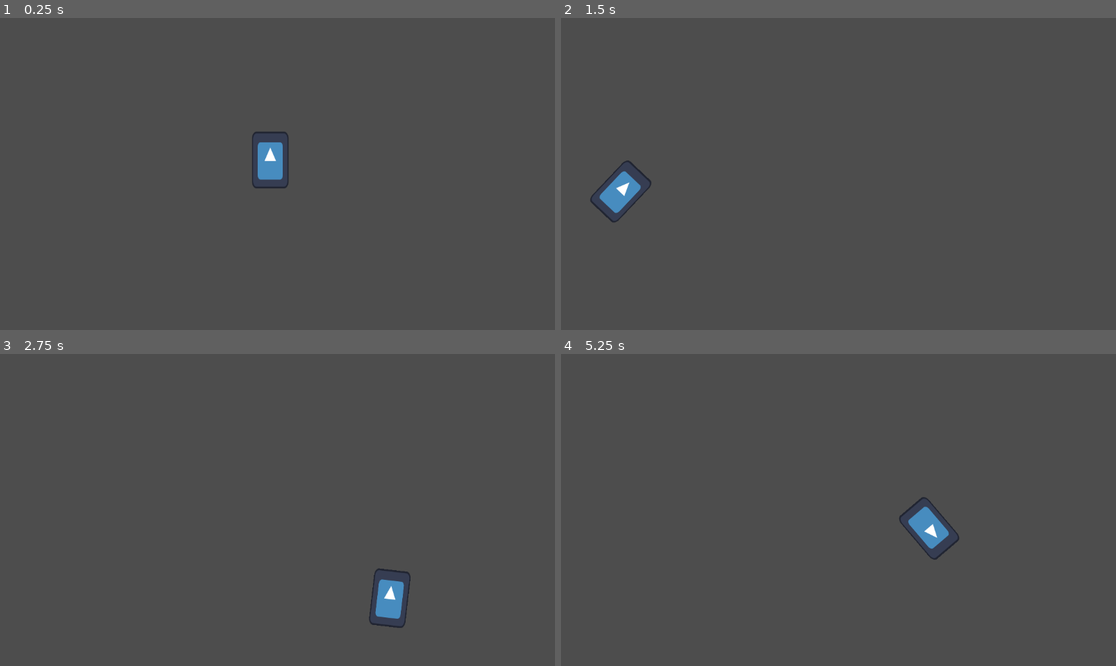
Above: before the commit, frames 1-4 (two rows, left to right).
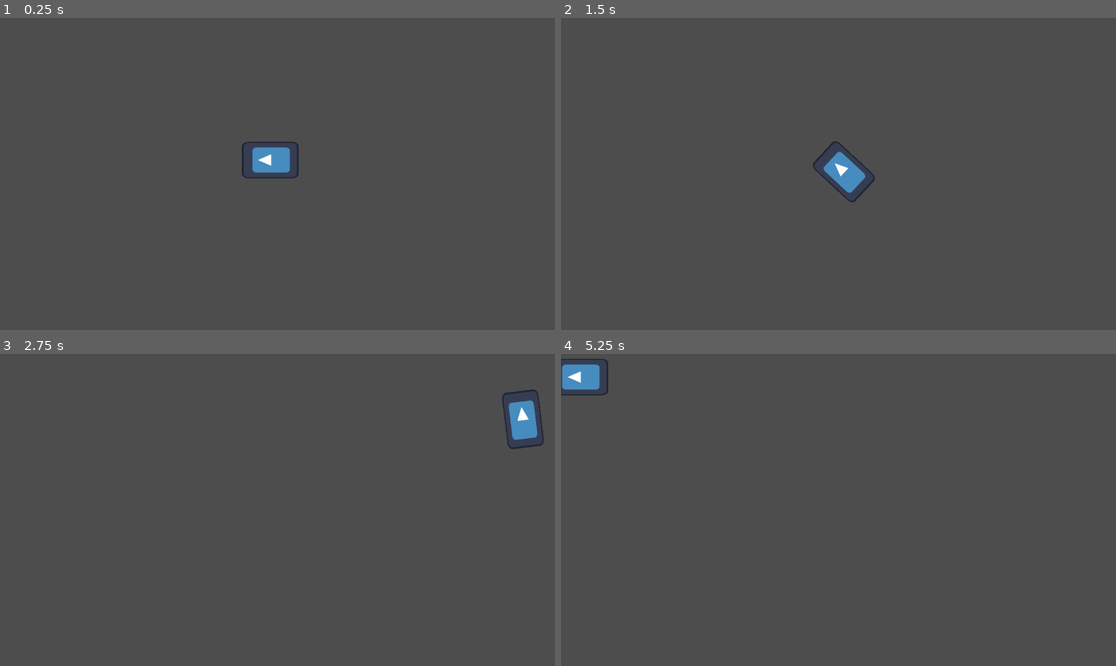
Above: after the commit, the same moments.

Repository: Isaac-Seslar/grapple_truck
Game: Godot game, scene res://scenes/main.tscn
The game is run twice, just before and just after one commit, with the same random seed, the same clock (stepped at 60 frames per second) and the same inputs. The engine's default icon, where the game draws it, is replaced by a stand-in: a white triangle on a blue panel in a dark square.
Inputs:
- Up to frame 1 (0.25 s): no input
- Up to frame 2 (1.5 s): tap Enter at 0.5 s; hold D (move_right, bound only before the commit) 0.53-1.28 s; hold S (move_down, bound only before the commit) from 1.28 s (still down)
- Up to frame 3 (2.75 s): release S (move_down, bound only before the commit) at 2.03 s; hold D (move_right, bound only before the commit) from 2.03 s (still down)
- Up to frame 4 (5.25 s): release D (move_right, bound only before the commit) at 2.78 s; hold W (move_up, bound only before the commit) 2.78-3.53 s; hold A (move_left, bound only before the commit) 3.53-5.03 s; hold S (move_down, bound only before the commit) from 5.03 s (still down)

The runs differ from the first frame. In frame 1, 0.7% of the frame differs, in the area x 43-54%, y 36-55%; in frame 2, 1.4%, in the area x 5-57%, y 39-66%; in frame 3, 1.4%; in frame 4, 1.4%.

Commit message:
update car controls
'w' and 's' act as throttle and brake where 'a' and 'd' turn

Diff:
--- a/project.godot
+++ b/project.godot
@@ -17,22 +17,22 @@
 
 [input]
 
-move_left={
+turn_left={
 "deadzone": 0.2,
 "events": [Object(InputEventKey,"resource_local_to_scene":false,"resource_name":"","device":-1,"window_id":0,"alt_press …(191 unchanged characters)…
 ]
 }
-move_right={
+turn_right={
 "deadzone": 0.2,
 "events": [Object(InputEventKey,"resource_local_to_scene":false,"resource_name":"","device":-1,"window_id":0,"alt_press …(192 unchanged characters)…
 ]
 }
-move_up={
+accel={
 "deadzone": 0.2,
 "events": [Object(InputEventKey,"resource_local_to_scene":false,"resource_name":"","device":-1,"window_id":0,"alt_press …(192 unchanged characters)…
 ]
 }
-move_down={
+decel={
 "deadzone": 0.2,
 "events": [Object(InputEventKey,"resource_local_to_scene":false,"resource_name":"","device":-1,"window_id":0,"alt_press …(192 unchanged characters)…
 ]
--- a/scenes/car.tscn
+++ b/scenes/car.tscn
@@ -8,11 +8,14 @@
 height = 118.0
 
 [node name="car" type="CharacterBody2D"]
+motion_mode = 1
 script = ExtResource("1_qt2eu")
 
 [node name="Sprite2D" type="Sprite2D" parent="."]
+rotation = -1.5708
 scale = Vector2(0.59375, 0.921875)
 texture = ExtResource("1_c35m8")
 
 [node name="CollisionShape2D" type="CollisionShape2D" parent="."]
+rotation = -1.5708
 shape = SubResource("CapsuleShape2D_qt2eu")
--- a/src/car.gd
+++ b/src/car.gd
@@ -6,27 +6,22 @@
 
 var max_speed := 1200.0
 var vel := Vector2(0, 0)
-var steering_factor := 3.0
+var steering_factor := 5.0
+var acceleration_factor := 0.3
 
 
 func _process(delta: float) -> void:
+	var throttle := Input.get_axis("accel","decel")
+	var rotation_direction := Input.get_axis("turn_left", "turn_right")
 
-	var direction := Vector2(0, 0)
-	direction.x = Input.get_axis("move_left", "move_right")
-	direction.y = Input.get_axis("move_up", "move_down")
-
-
-	if direction.length() > 1.0:
-		direction = direction.normalized()
-
-
-	var desired_velocity := max_speed * direction
+	rotation += rotation_direction * delta
+	var direction := Vector2.from_angle(rotation)
+	var desired_velocity := max_speed * direction * throttle
 	var steering := desired_velocity - vel
-	vel += steering * steering_factor * delta
+	vel += steering * steering_factor * acceleration_factor * delta
 	position += vel * delta
 
-	if vel.length() > 0.0:
-		get_node("Sprite2D").rotation = vel.angle()
+	print(vel)
 
 	var viewport_size := get_viewport_rect().size
 	position.x = wrapf(position.x, 0, viewport_size.x)
Not shown, changed: .gitignore
